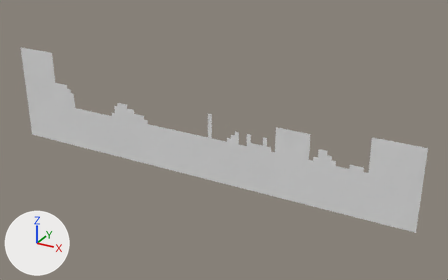
An edit to the OBJ model Assets/Tiled2Unity/Meshes/level1.obj, drawn before and after from the same camera.
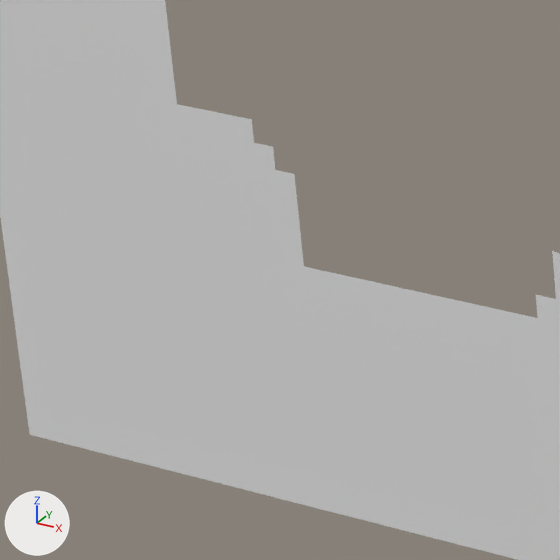
Old and new are each drawn whole from a camera (50 mm lens) standing at (290.0, -1829.0, 567.0) and looking at (-739.0, 40.0, -368.0) and again close up on the part from 6% to 26% of the width and 24% to 55% of the height. Lighting does not change. The marker at lower left points along +X, +Y and +Z. Where no turn or scale is listed for an object, it has been applied to the vertices.

In view in the first close-up: 'level1'.
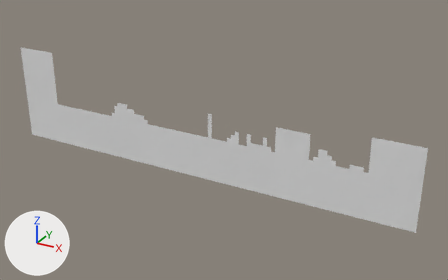
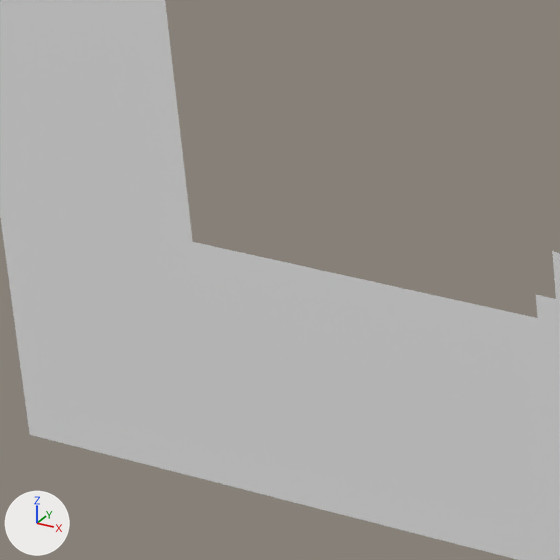
Location of each change, (x1, y1, x2, y2) in pixels of the close-ups (560 x 560 px):
part 1 of me_level1, deleted
    before: (177, 104, 304, 266)

Patch to the scene script:
```diff
--- a/Assets/Tiled2Unity/Meshes/level1.obj.py
+++ b/Assets/Tiled2Unity/Meshes/level1.obj.py
@@ me_level1 @@
 # used by ob_level1; location = (0.0, 0.0, 0.0)
-me_level1.from_pydata(...)  # 1721 vertices, 1553 faces; spans x -1696.0..0.0, y 0.0, z -528.0..-128.0
+me_level1.from_pydata(...)  # 1688 vertices, 1520 faces; spans x -1696.0..0.0, y 0.0, z -528.0..-128.0
+# me_level1 part 1
+# 33 vertices are removed from x -1504.0..-1424.0, y 0.0, z -336.0..-256.0
+# 33 faces are deleted
```
